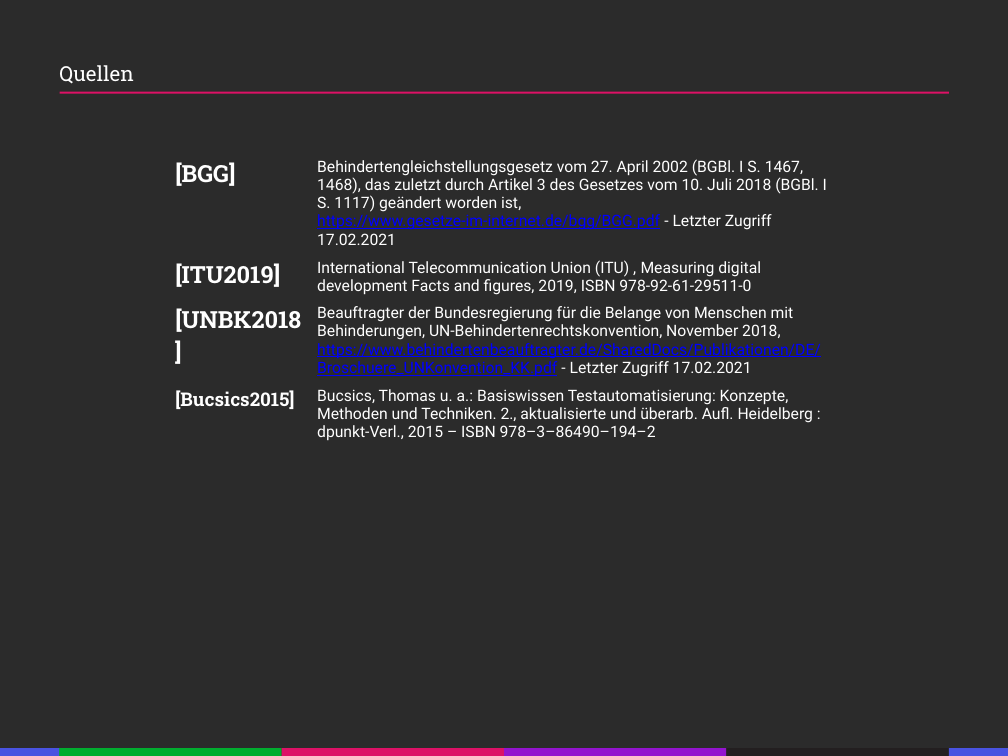
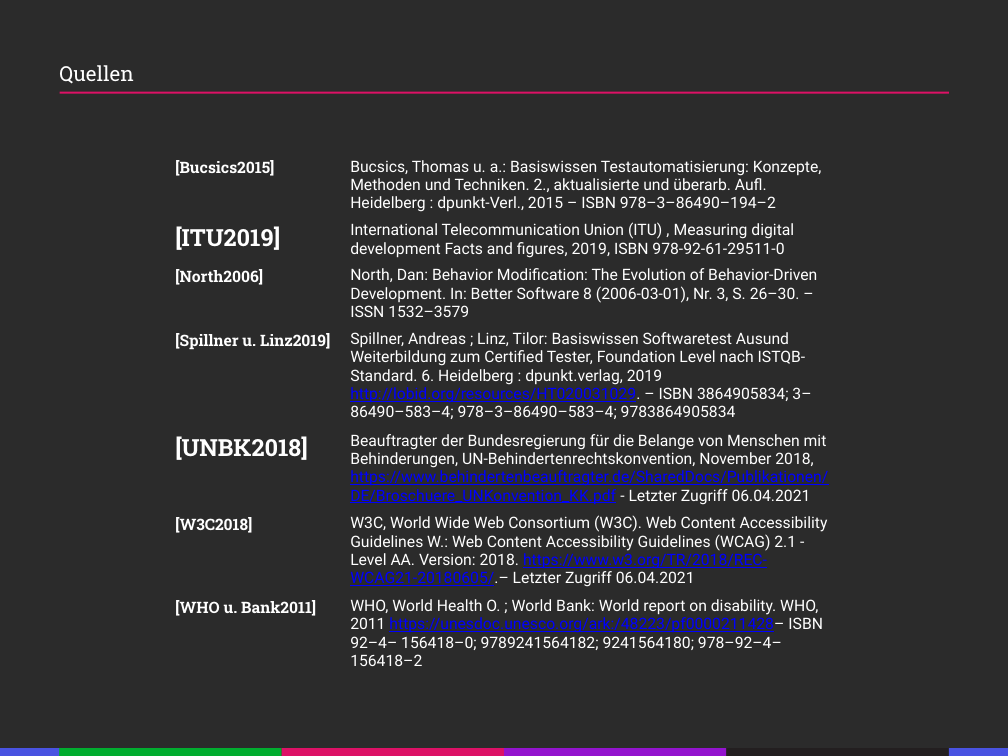
Before and after one commit to KerstenRon/wcagTestsuitePrototype, a slide deck: slide 15 of Kersten-Ron-Bewerbungsgespräch-T-Systems-v0.1.1.pptx. Drawn at 1008x756 pixels with LibreOffice and Linux fonts; fonts in the diff are those of the drawing. Boxes give left, top, right and bottom in pixels: in the first picture for what was removed or moved away, otherwise in the second. Text is boxed around its words. In the diff, an @@ line names an element or a change of style, - is before the commit and + after.

```diff
--- a/Kersten-Ron-Bewerbungsgespräch-T-Systems-v0.1.1.pptx
+++ b/Kersten-Ron-Bewerbungsgespräch-T-Systems-v0.1.1.pptx
@@ table at (168,154,840,670) @@
-row 1, column 1: [BGG]
+row 1, column 1: [Bucsics2015]
-row 1, column 2: Behindertengleichstellungsgesetz vom 27. April 2002 (BGBl. I S. 1467, 1468), das zuletzt durch Artikel 3 des Gesetzes vom 10. Juli 2018 (BGBl. I S. 1117) geändert worden ist, https://www.gesetze-im-internet.de/bgg/BGG.pdf - Letzter Zugriff 17.02.2021
+row 1, column 2: Bucsics, Thomas u. a.: Basiswissen Testautomatisierung: Konzepte, Methoden und Techniken. 2., aktualisierte und überarb. Aufl. Heidelberg : dpunkt-Verl., 2015 – ISBN 978–3–86490–194–2
-row 3: [UNBK2018] | Beauftragter der Bundesregierung für die Belange von Menschen mit Behinderungen, UN-Behindertenrechtskonvention, November 2018, https://www.behindertenbeauftragter.de/SharedDocs/Publikationen/DE/Broschuere_UNKonvention_KK.pdf - Letzter Zugriff 17.02.2021
-row 4: [Bucsics2015] | Bucsics, Thomas u. a.: Basiswissen Testautomatisierung: Konzepte, Methoden und Techniken. 2., aktualisierte und überarb. Aufl. Heidelberg : dpunkt-Verl., 2015 – ISBN 978–3–86490–194–2
+row 3: [North2006] | North, Dan: Behavior Modification: The Evolution of Behavior-Driven Development. In: Better Software 8 (2006-03-01), Nr. 3, S. 26–30. – ISSN 1532–3579
+row 4: [Spillner u. Linz2019] | Spillner, Andreas ; Linz, Tilor: Basiswissen Softwaretest Ausund Weiterbildung zum Certified Tester, Foundation Level nach ISTQB-Standard. 6. Heidelberg : dpunkt.verlag, 2019 http://lobid.org/resources/HT020031029. – ISBN 3864905834; 3–86490–583–4; 978–3–86490–583–4; 9783864905834
+row 5: [UNBK2018] | Beauftragter der Bundesregierung für die Belange von Menschen mit Behinderungen, UN-Behindertenrechtskonvention, November 2018, https://www.behindertenbeauftragter.de/SharedDocs/Publikationen/DE/Broschuere_UNKonvention_KK.pdf - Letzter Zugriff 06.04.2021
+row 6: [W3C2018] | W3C, World Wide Web Consortium (W3C). Web Content Accessibility Guidelines W.: Web Content Accessibility Guidelines (WCAG) 2.1 - Level AA. Version: 2018. https://www.w3.org/TR/2018/REC-WCAG21-20180605/.– Letzter Zugriff 06.04.2021
+row 7: [WHO u. Bank2011] | WHO, World Health O. ; World Bank: World report on disability. WHO, 2011 https://unesdoc.unesco.org/ark:/48223/pf0000211428– ISBN 92–4– 156418–0; 9789241564182; 9241564180; 978–92–4–156418–2
```
Also in this commit, not shown: 2 other slides changed.
